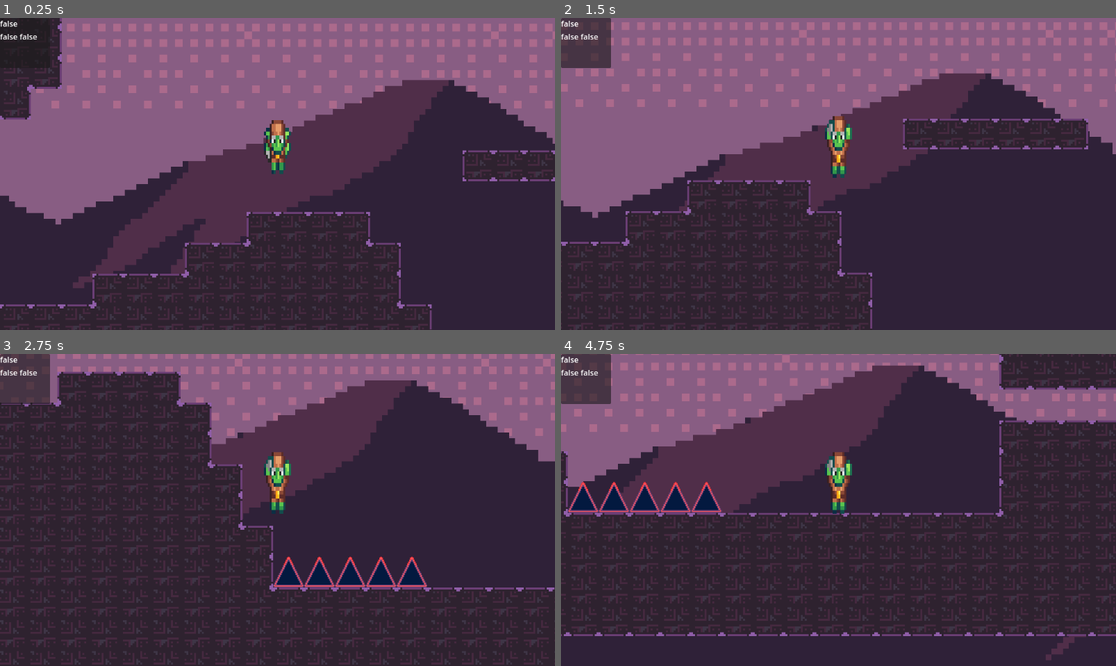
Above: before the commit, frames 1-4 (two rows, left to right).
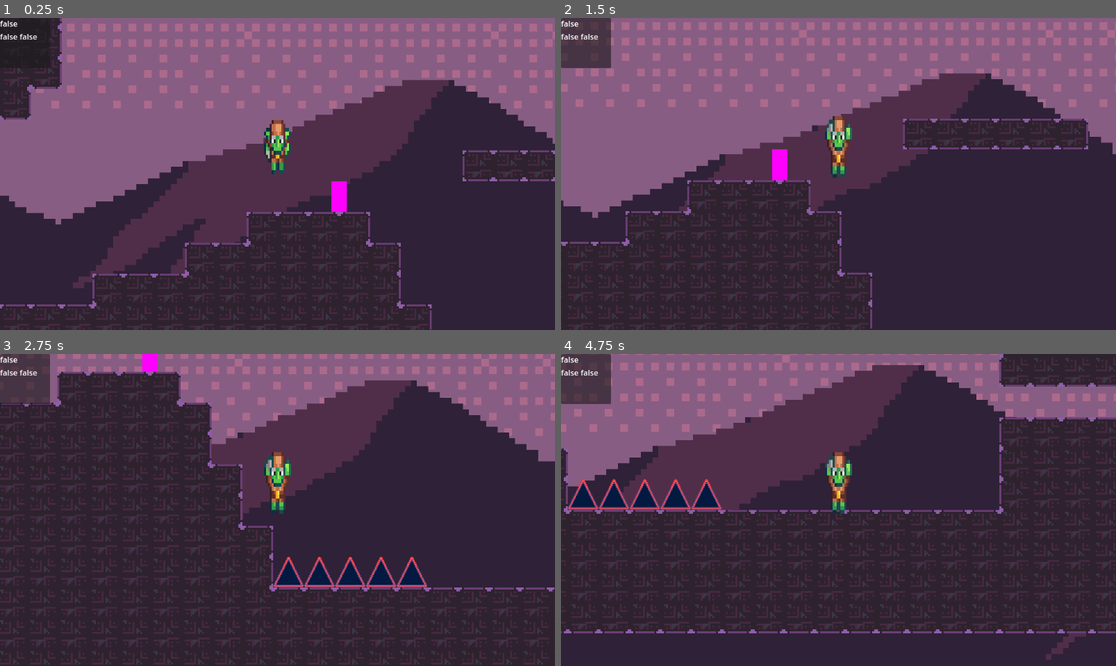
Above: after the commit, the same moments.

Repository: DevFTB/GMTK2024
Game: Godot game, scene res://main.tscn
Two runs of this game, one before a commit and one after it. Both use one fixed random seed, a clock stepped at 60 frames per second and the inputs below.
Inputs:
- Up to frame 1 (0.25 s): no input
- Up to frame 2 (1.5 s): hold F (interact, bound only after the commit) 0.53-1.28 s; hold D (move_right) from 0.53 s (still down); tap Space (jump) at 0.77 s; tap F (interact, bound only after the commit) at 1.35 s
- Up to frame 3 (2.75 s): tap Space (jump) at 1.52 s; release D (move_right) at 2.03 s; hold A (move_left) from 2.03 s (still down); hold F (interact, bound only after the commit) from 2.03 s (still down)
- Up to frame 4 (4.75 s): release A (move_left) at 2.78 s; release F (interact, bound only after the commit) at 2.78 s; hold D (move_right) 2.78-4.28 s; tap F (interact, bound only after the commit) at 2.85, 4.35 s; tap Space (jump) at 3.02, 3.77, 4.52 s; hold F (interact, bound only after the commit) 3.53-4.28 s; hold A (move_left) from 4.28 s (still down)

The runs differ from the first frame. In frame 1, 0.3% of the frame differs, in the area x 59-63%, y 52-63%; in frame 2, 0.3%; in frame 3, 0.2%; in frame 4, 4.2%, in the area x 0-100%, y 0-99%.

Commit message:
added powerable + puzzle control, switch and fan

Diff:
--- /dev/null
+++ b/level/components/common/powerable.gd
@@ -0,0 +1,12 @@
+extends Node2D
+class_name Powerable
+
+signal power_changed(new_state: bool)
+
+@export var powered := false
+
+@export var inverted_self: bool
+
+func set_power(incoming_power: bool) -> void:
+	powered = incoming_power != inverted_self
+	power_changed.emit(powered)
--- /dev/null
+++ b/level/components/common/puzzle_control.gd
@@ -0,0 +1,24 @@
+extends Node2D
+
+signal power_changed(new_state: bool)
+
+@onready var player_interactor: PlayerInteractor = $PlayerInteractor
+
+@export var powering := true:
+	set(value):
+		powering = value
+		power_changed.emit(value)
+
+@export var listeners : Array[Powerable]
+
+func _ready() -> void:
+	for l in listeners:
+		_add_listener(l)
+
+func _add_listener(powerable: Powerable) -> void:
+	power_changed.connect(powerable.set_power)
+
+func _input(event: InputEvent) -> void:
+	if event.is_action_pressed("interact"):
+		if player_interactor.has_player:
+			powering = not powering
--- a/level/components/fan/fan.gd
+++ b/level/components/fan/fan.gd
@@ -1,7 +1,6 @@
-extends StaticBody2D
+extends Powerable
 
-@onready var fan_area: PlayerInteractor = $FanArea
-
+@onready var fan_area: PlayerInteractor = $Fan/FanArea
 @export var force : Vector2
 
 var _added_force : bool = false
@@ -12,27 +11,40 @@
 	get:
 		return -force.normalized()
 
+var should_apply: bool:
+	get:
+		return powered and not _added_force and _player.active_environment_detector.is_active_colliding(_dir_to_player)
+
+var should_remove: bool:
+	get:
+		return not powered or (_added_force and not _player.active_environment_detector.is_active_colliding(_dir_to_player))
+
 func _ready() -> void:
-	fan_area.player_entered.connect(_apply_force)
-	fan_area.player_exited.connect(_remove_force)
+	fan_area.player_entered.connect(_add_player)
+	fan_area.player_exited.connect(_remove_player)
+	power_changed.connect(prints.bind("hehe"))
 
 func _physics_process(delta: float) -> void:
-
 	if _player:
-		if not _added_force and _player.active_environment_detector.is_active_colliding(_dir_to_player):
+		if should_apply:
 			_apply_force(_player)
 
-		if _added_force and not _player.active_environment_detector.is_active_colliding(_dir_to_player):
+		if should_remove:
 			_remove_force(_player)
 
+func _add_player(player: Player) -> void:
+	_player = player
+	if should_apply:
+		_apply_force(player)
+
+func _remove_player(player: Player) -> void:
+	_remove_force(player)
+	_player = null
+
 func _apply_force(player: Player) -> void:
-	_player = player
-	if player.active_environment_detector.is_active_colliding(_dir_to_player):
-		player.external_forces.append(force / _player.stats.mass)
-		_added_force = true
+	player.external_forces.append(force / _player.stats.mass)
+	_added_force = true
 
 func _remove_force(player: Player) -> void:
-	if _added_force:
-		player.external_forces.erase(force / _player.stats.mass)
-		_added_force = false
-		_player = null
+	player.external_forces.erase(force / _player.stats.mass)
+	_added_force = false
--- a/level/components/fan/fan.tscn
+++ b/level/components/fan/fan.tscn
@@ -9,21 +9,23 @@
 [sub_resource type="RectangleShape2D" id="RectangleShape2D_kln5d"]
 size = Vector2(128, 418)
 
-[node name="Fan" type="StaticBody2D"]
+[node name="PowerableFan" type="Node2D"]
+script = ExtResource("1_gt6ov")
+force = Vector2(0, -2000)
+
+[node name="Fan" type="StaticBody2D" parent="."]
 collision_layer = 2
 collision_mask = 0
-script = ExtResource("1_gt6ov")
-force = Vector2(0, -20)
 
-[node name="CollisionShape2D" type="CollisionShape2D" parent="."]
+[node name="CollisionShape2D" type="CollisionShape2D" parent="Fan"]
 position = Vector2(0, -8)
 shape = SubResource("RectangleShape2D_fqpuj")
 
-[node name="FanArea" type="Area2D" parent="."]
+[node name="FanArea" type="Area2D" parent="Fan"]
 collision_layer = 0
 collision_mask = 4
 script = ExtResource("2_gs2by")
 
-[node name="CollisionShape2D" type="CollisionShape2D" parent="FanArea"]
+[node name="CollisionShape2D" type="CollisionShape2D" parent="Fan/FanArea"]
 position = Vector2(0, -207)
 shape = SubResource("RectangleShape2D_kln5d")
--- a/level/components/interactor/player_interactor.gd
+++ b/level/components/interactor/player_interactor.gd
@@ -5,6 +5,10 @@
 signal player_exited(player: Player)
 
 var interacting_player : Player
+
+var has_player: bool:
+	get:
+		return interacting_player != null
 
 func _ready() -> void:
 	body_entered.connect(_on_body_entered)
--- a/level/components/interactor/player_interactor.tscn
+++ b/level/components/interactor/player_interactor.tscn
@@ -1,15 +1,8 @@
-[gd_scene load_steps=3 format=3 uid="uid://cc8jownhx5wi2"]
+[gd_scene load_steps=2 format=3 uid="uid://cc8jownhx5wi2"]
 
 [ext_resource type="Script" path="res://level/components/interactor/player_interactor.gd" id="1_1v3n3"]
-
-[sub_resource type="RectangleShape2D" id="RectangleShape2D_04f3i"]
-size = Vector2(64, 64)
 
 [node name="PlayerInteractor" type="Area2D"]
 collision_layer = 0
 collision_mask = 4
 script = ExtResource("1_1v3n3")
-
-[node name="CollisionShape2D" type="CollisionShape2D" parent="."]
-position = Vector2(0, -32)
-shape = SubResource("RectangleShape2D_04f3i")
--- a/level/components/size_changer/size_changer.tscn
+++ b/level/components/size_changer/size_changer.tscn
@@ -1,9 +1,12 @@
-[gd_scene load_steps=5 format=3 uid="uid://cjybd10jscmqw"]
+[gd_scene load_steps=6 format=3 uid="uid://cjybd10jscmqw"]
 
 [ext_resource type="Script" path="res://level/components/size_changer/size_changer.gd" id="1_rgg0e"]
 [ext_resource type="PackedScene" uid="uid://cc8jownhx5wi2" path="res://level/components/interactor/player_interactor.tscn" id="2_3u6aj"]
 [ext_resource type="Texture2D" uid="uid://lxev1743asxf" path="res://gui/keyboard_q.png" id="3_7a00s"]
 [ext_resource type="Texture2D" uid="uid://dyuh7ssg0aokc" path="res://gui/keyboard_e.png" id="4_lkax5"]
+
+[sub_resource type="RectangleShape2D" id="RectangleShape2D_qqpre"]
+size = Vector2(64, 64)
 
 [node name="SizeChanger" type="Node2D"]
 script = ExtResource("1_rgg0e")
@@ -12,8 +15,11 @@
 [node name="Sprite2D" type="Sprite2D" parent="."]
 
 [node name="PlayerInteractor" parent="." instance=ExtResource("2_3u6aj")]
-collision_layer = 0
 collision_mask = 5
+
+[node name="CollisionShape2D" type="CollisionShape2D" parent="PlayerInteractor"]
+position = Vector2(0, -32)
+shape = SubResource("RectangleShape2D_qqpre")
 
 [node name="ControlGUI" type="HBoxContainer" parent="."]
 offset_left = -64.0
--- a/main.tscn
+++ b/main.tscn
@@ -1,15 +1,23 @@
-[gd_scene load_steps=11 format=4 uid="uid://dheorebroev8w"]
+[gd_scene load_steps=15 format=4 uid="uid://dheorebroev8w"]
 
 [ext_resource type="TileSet" uid="uid://b73oh2j4enl2e" path="res://level/level_tileset.tres" id="1_c5hwl"]
 [ext_resource type="Script" path="res://main.gd" id="1_rs1g5"]
-[ext_resource type="Script" path="res://world.gd" id="2_lml2l"]
+[ext_resource type="Script" path="res://level/world.gd" id="2_lml2l"]
 [ext_resource type="PackedScene" uid="uid://ddwfgepcoitce" path="res://entity/player/player.tscn" id="3_yqlic"]
 [ext_resource type="PackedScene" uid="uid://cjybd10jscmqw" path="res://level/components/size_changer/size_changer.tscn" id="4_ytqrs"]
 [ext_resource type="Texture2D" uid="uid://bb6pd6cyjs4wa" path="res://level/parallax-mountain-bg.png" id="5_0243f"]
 [ext_resource type="PackedScene" uid="uid://b1n6yi2vb51yw" path="res://level/components/spikes/spikes.tscn" id="6_d2dco"]
 [ext_resource type="Texture2D" uid="uid://dalxtjntu5g23" path="res://level/parallax-mountain-mountains.png" id="6_tvffr"]
+[ext_resource type="Script" path="res://level/components/common/puzzle_control.gd" id="8_55fjc"]
+[ext_resource type="PackedScene" uid="uid://cc8jownhx5wi2" path="res://level/components/interactor/player_interactor.tscn" id="9_ywo7v"]
 [ext_resource type="Script" path="res://gui/debug_gui.gd" id="13_26jet"]
 [ext_resource type="PackedScene" uid="uid://bj0swktf7h5tp" path="res://level/components/fan/fan.tscn" id="15_0nl63"]
+
+[sub_resource type="RectangleShape2D" id="RectangleShape2D_xvxt4"]
+size = Vector2(40, 32)
+
+[sub_resource type="PlaceholderTexture2D" id="PlaceholderTexture2D_lycx2"]
+size = Vector2(16, 32)
 
 [node name="Main" type="Node"]
 script = ExtResource("1_rs1g5")
@@ -30,11 +38,27 @@
 
 [node name="Fan" parent="World" instance=ExtResource("15_0nl63")]
 position = Vector2(448, 224)
+force = Vector2(0, -200)
+inverted_self = true
 
 [node name="Spikes" parent="World" instance=ExtResource("6_d2dco")]
 position = Vector2(192, 224)
 
 [node name="SpawnPoint" type="Node2D" parent="World"]
+
+[node name="Switch" type="Node2D" parent="World" node_paths=PackedStringArray("listeners")]
+position = Vector2(64, -16)
+script = ExtResource("8_55fjc")
+listeners = [NodePath("../Fan")]
+
+[node name="PlayerInteractor" parent="World/Switch" instance=ExtResource("9_ywo7v")]
+
+[node name="CollisionShape2D" type="CollisionShape2D" parent="World/Switch/PlayerInteractor"]
+position = Vector2(-28, 0)
+shape = SubResource("RectangleShape2D_xvxt4")
+
+[node name="Sprite2D" type="Sprite2D" parent="World/Switch"]
+texture = SubResource("PlaceholderTexture2D_lycx2")
 
 [node name="CanvasLayer" type="CanvasLayer" parent="."]
 
--- a/project.godot
+++ b/project.godot
@@ -70,6 +70,11 @@
 "events": [Object(InputEventKey,"resource_local_to_scene":false,"resource_name":"","device":-1,"window_id":0,"alt_press …(192 unchanged characters)…
 ]
 }
+interact={
+"deadzone": 0.5,
+"events": [Object(InputEventKey,"resource_local_to_scene":false,"resource_name":"","device":-1,"window_id":0,"alt_pressed":false,"shift_pressed":false,"ctrl_pressed":false,"meta_pressed":false,"pressed":false,"keycode":0,"physical_keycode":70,"key_label":0,"unicode":102,"location":0,"echo":false,"script":null)
+]
+}
 
 [layer_names]
 
Renamed: world.gd -> level/world.gd
